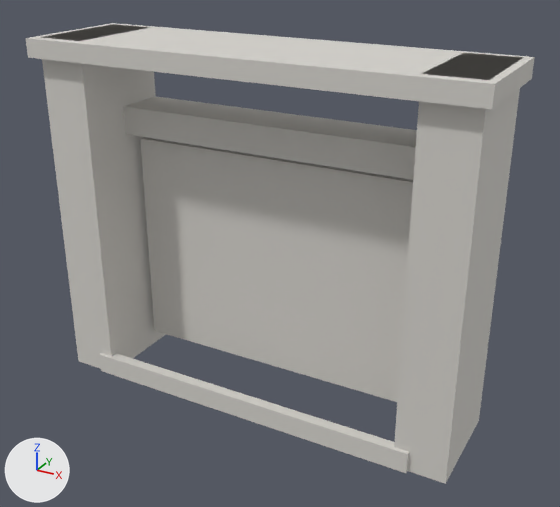
An edit to the glTF model src/assets/furniture/fireplace.glb, drawn before and after from the same camera.
Before and after are seen from a 50 mm camera at (0.983, -1.702, 1.303) aimed at (0.048, -0.002, 0.453). Lighting does not change. The marker at lower left points along +X, +Y and +Z. The picture after the commit comes second. Vertices at exactly the same position are counted once.

Script lines for the objects in view, before the commit:
```python
me_mesh_0 = bpy.data.meshes.new('Mesh_0')
me_mesh_0.from_pydata(...)  # a box spanning x -0.6..-0.46, y -0.15..0.15, z 0.0..1.0; a box spanning x 0.46..0.6, y -0.15..0.15, z 0.0..1.0; a box spanning x -0.62..0.62, y -0.18..0.17, z 0.95..1.0; a box spanning x -0.46..0.46, y 0.0..0.15, z 0.72..0.8; a box spanning x -0.5..0.5, y -0.16..-0.13, z 0.0..0.06; a box spanning x -0.44..0.44, y 0.04..0.13, z 0.06..0.7
me_mesh_0.materials.append(mat_material_0)  # light grey #d7d4ce
ob_mesh_0 = bpy.data.objects.new('Mesh_0', me_mesh_0)
ob_mesh_0.location = (0.0, 0.0, 0.0)
```
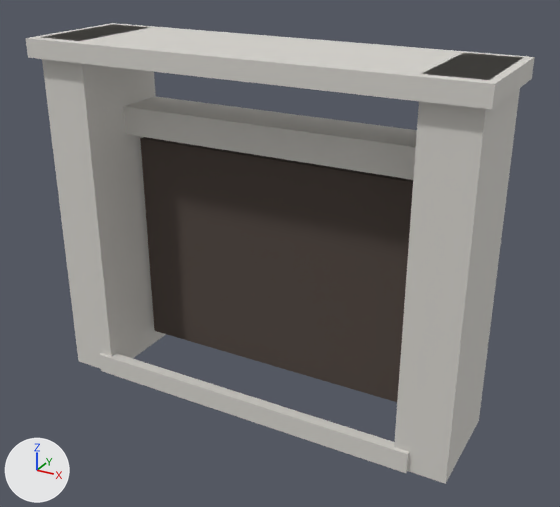
What changed in the scene script:
```text
Add mat_firebox:
    mat_firebox = principled_material('firebox')
    mat_firebox.base_color = (0.08, 0.06, 0.05)  # brown #50453f
    mat_firebox.roughness = 0.95
Change me_mesh_0:
    where me_mesh_0.from_pydata(...)  # 48 vertices, 72 faces; spans x -0.62..0.62, y -0.18..0.17, z 0.0..1.0
    used by ob_mesh_0; location = (0.0, 0.0, 0.0)
    me_mesh_0 part 1: all 12 faces centred in x -0.44..0.44, y 0.04..0.13, z 0.06..0.7 switch from mat_material_0 (light grey #d7d4ce) to mat_firebox (brown #50453f)
```

Location of each change, (x1, y1, x2, y2) in pixels of the pictures (560 x 507 px):
part 1 of me_mesh_0, recoloured (darker)
    both: (140, 137, 413, 402)
